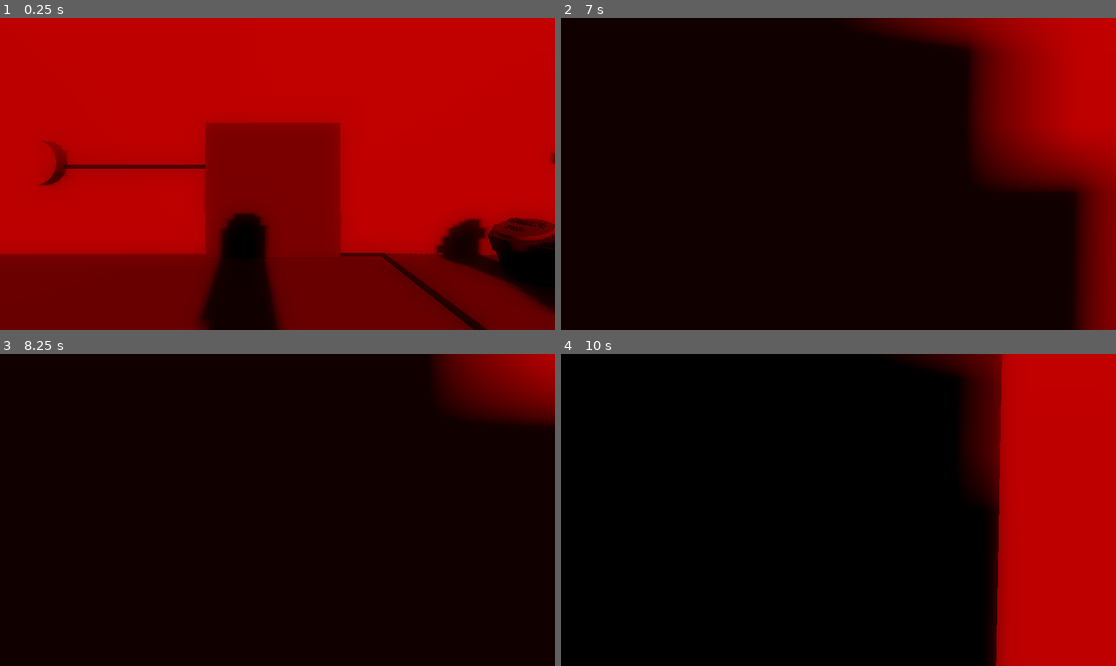
Above: before the commit, frames 1-4 (two rows, left to right).
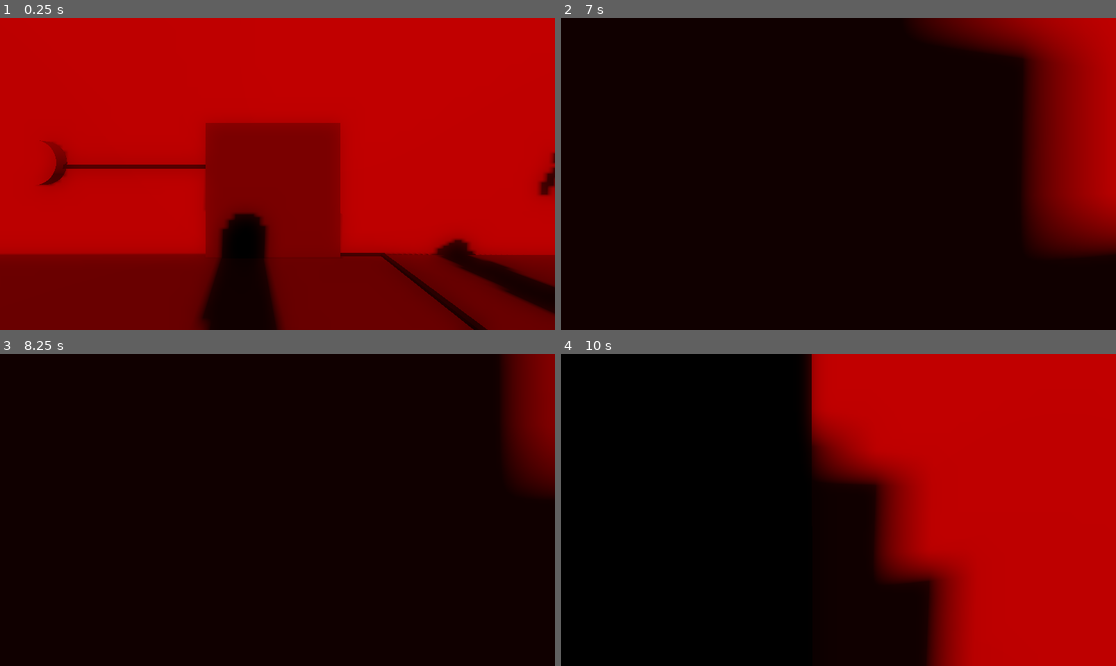
Above: after the commit, the same moments.

Repository: ThreeCoffees/HackYeah2025
Game: Godot game, scene res://test_scenes/gremble_test_scene.tscn
Same seed, same stepped clock (60 frames per second), same inputs: the game is played once before the commit and once after it. This scene is started directly instead of the project's main scene.
Inputs (mouse positions are in pixels of both pictures, inside the frame that each line leads up to):
- Up to frame 1 (0.25 s): no input
- Up to frame 2 (7 s): move the mouse to (866, 174) at 0.52 s; hold W (move_forward) 0.53-5.78 s; click (866, 174) at 0.6 s; tap Space (jump) at 0.77, 1.52, 2.75, 3.02, 3.77, 4.52, 5, 6.02, 6.77 s; move the mouse to (810, 174) at 1.27 s; click (810, 174) at 1.35 s; tap Enter at 2, 3.5 s; move the mouse to (849, 167) at 2.02 s; click (849, 167) at 2.1 s; move the mouse to (832, 180) at 2.77 s; click (832, 180) at 2.85 s; move the mouse to (877, 177) at 3.52 s; click (877, 177) at 3.6 s; move the mouse to (794, 170) at 4.27 s; click (794, 170) at 4.35 s; move the mouse to (844, 174) at 5.02 s; click (844, 174) at 5.1 s; move the mouse to (816, 167) at 5.77 s; hold D (move_right) 5.78-6.53 s; click (816, 167) at 5.85 s; move the mouse to (866, 174) at 6.52 s; hold W (move_forward) from 6.53 s (still down); click (866, 174) at 6.6 s
- Up to frame 3 (8.25 s): keep holding W (move_forward); move the mouse to (249, 510) at 7.27 s; click (249, 510) at 7.35 s; tap Space (jump) at 7.52 s; move the mouse to (288, 503) at 8.02 s; click (288, 503) at 8.1 s
- Up to frame 4 (10 s): tap Enter at 8.75 s; move the mouse to (832, 516) at 8.77 s; release W (move_forward) at 8.78 s; hold A (move_left) 8.78-9.53 s; click (832, 516) at 8.85 s; tap Space (jump) at 9.02, 9.77 s; move the mouse to (877, 513) at 9.52 s; hold W (move_forward) from 9.53 s (still down); click (877, 513) at 9.6 s

The runs differ from the first frame. In frame 1, 3.7% of the frame differs, in the area x 77-100%, y 47-95%; in frame 2, 16%; in frame 3, 5.3%; in frame 4, 26%, in the area x 44-80%, y 0-100%.

Commit message:
Added darkness wall

Diff:
--- /dev/null
+++ b/test_scenes/darkness_wall.tscn
@@ -0,0 +1,45 @@
+[gd_scene load_steps=7 format=3 uid="uid://conv6k0dwlxlt"]
+
+[ext_resource type="Script" uid="uid://bghj7fa02xkws" path="res://test_scenes/light_wall.gd" id="1_xeqv6"]
+
+[sub_resource type="BoxMesh" id="BoxMesh_l7w70"]
+size = Vector3(2, 0.2, 0.2)
+
+[sub_resource type="StandardMaterial3D" id="StandardMaterial3D_vuo5y"]
+albedo_color = Color(0, 0, 0, 1)
+
+[sub_resource type="CylinderMesh" id="CylinderMesh_vuo5y"]
+top_radius = 0.9
+bottom_radius = 1.5
+height = 3.0
+
+[sub_resource type="StandardMaterial3D" id="StandardMaterial3D_xeqv6"]
+blend_mode = 2
+albedo_color = Color(2.9083786, 2.9083786, 2.9083786, 1)
+emission = Color(1, 0.67222893, 0.1671899, 1)
+emission_energy_multiplier = 0.5
+
+[sub_resource type="BoxShape3D" id="BoxShape3D_l7w70"]
+size = Vector3(2.6428223, 2.6675415, 0.3128662)
+
+[node name="DarknessWall" type="Node3D"]
+script = ExtResource("1_xeqv6")
+invert_logic = true
+
+[node name="MeshInstance3D" type="MeshInstance3D" parent="."]
+transform = Transform3D(1, 0, 0, 0, 1, 0, 0, 0, 1, 0, 3, 0)
+mesh = SubResource("BoxMesh_l7w70")
+surface_material_override/0 = SubResource("StandardMaterial3D_vuo5y")
+
+[node name="Light" type="MeshInstance3D" parent="."]
+transform = Transform3D(1, 0, 0, 0, 1, 0, 0, 0, 0.1, 0, 1.5, 0)
+mesh = SubResource("CylinderMesh_vuo5y")
+surface_material_override/0 = SubResource("StandardMaterial3D_xeqv6")
+
+[node name="Collider" type="StaticBody3D" parent="."]
+collision_layer = 7
+
+[node name="CollisionShape3D" type="CollisionShape3D" parent="Collider"]
+transform = Transform3D(1, 0, 0, 0, 1, 0, 0, 0, 1, 0.04284668, 1.450531, -0.0016479492)
+shape = SubResource("BoxShape3D_l7w70")
+disabled = true
--- a/test_scenes/gremble_test_scene.tscn
+++ b/test_scenes/gremble_test_scene.tscn
@@ -7,6 +7,7 @@
 [ext_resource type="PackedScene" uid="uid://dy7dd3ej6xisk" path="res://test_scenes/global_state_button.tscn" id="5_fenjg"]
 [ext_resource type="PackedScene" uid="uid://8w63g3fanpur" path="res://test_scenes/waterfall.tscn" id="6_xmw63"]
 [ext_resource type="PackedScene" uid="uid://biv5d65umpjqc" path="res://test_scenes/light_wall.tscn" id="7_2tu86"]
+[ext_resource type="PackedScene" uid="uid://conv6k0dwlxlt" path="res://test_scenes/darkness_wall.tscn" id="8_uqfou"]
 
 [sub_resource type="BoxMesh" id="BoxMesh_dh7q0"]
 size = Vector3(20, 1, 20)
@@ -115,6 +116,16 @@
 [node name="CollisionShape3D" type="CollisionShape3D" parent="StaticWall2"]
 shape = SubResource("BoxShape3D_6eh5t")
 
+[node name="StaticWall10" type="StaticBody3D" parent="."]
+transform = Transform3D(1, 0, 0, 0, 1, 0, 0, 0, 1, 9, -0.5, 20)
+
+[node name="MeshInstance3D" type="MeshInstance3D" parent="StaticWall10"]
+mesh = SubResource("BoxMesh_dh7q0")
+skeleton = NodePath("../..")
+
+[node name="CollisionShape3D" type="CollisionShape3D" parent="StaticWall10"]
+shape = SubResource("BoxShape3D_6eh5t")
+
 [node name="StaticWall3" type="StaticBody3D" parent="."]
 transform = Transform3D(1, 0, 0, 0, -4.371139e-08, -1, 0, 1, -4.371139e-08, 11, -7.5, 0)
 
@@ -234,32 +245,32 @@
 shape = SubResource("BoxShape3D_fenjg")
 
 [node name="GlobalStateButton" parent="." instance=ExtResource("5_fenjg")]
-transform = Transform3D(1, 0, 0, 0, 1, 0, 0, 0, 1, 4.5784683, 0, 5.4654055)
+transform = Transform3D(1, 0, 0, 0, 1, 0, 0, 0, 1, 4.5784683, 0, 9.465405)
 action = "disable"
 
 [node name="GlobalStateButton3" parent="." instance=ExtResource("5_fenjg")]
-transform = Transform3D(1, 0, 0, 0, 1, 0, 0, 0, 1, 4.5784683, 0, 2.6077747)
+transform = Transform3D(1, 0, 0, 0, 1, 0, 0, 0, 1, 4.5784683, 0, 4.6077747)
 property = "sun"
 
 [node name="GlobalStateButton4" parent="." instance=ExtResource("5_fenjg")]
-transform = Transform3D(1, 0, 0, 0, 1, 0, 0, 0, 1, 4.5784683, 0, 1.5735357)
+transform = Transform3D(1, 0, 0, 0, 1, 0, 0, 0, 1, 4.5784683, 0, 3.5735357)
 property = "sun"
 action = "disable"
 
 [node name="GlobalStateButton5" parent="." instance=ExtResource("5_fenjg")]
-transform = Transform3D(1, 0, 0, 0, 1, 0, 0, 0, 1, 4.5784683, 0, 8.635384)
+transform = Transform3D(1, 0, 0, 0, 1, 0, 0, 0, 1, 4.5784683, 0, 16.635384)
 property = "death"
 action = "disable"
 
 [node name="GlobalStateButton6" parent="." instance=ExtResource("5_fenjg")]
-transform = Transform3D(1, 0, 0, 0, 1, 0, 0, 0, 1, 4.5784683, 0, 9.694381)
+transform = Transform3D(1, 0, 0, 0, 1, 0, 0, 0, 1, 4.5784683, 0, 17.694382)
 property = "death"
 
 [node name="GlobalStateButton2" parent="." instance=ExtResource("5_fenjg")]
-transform = Transform3D(1, 0, 0, 0, 1, 0, 0, 0, 1, 4.5415163, -4.7683716e-07, 6.4764605)
+transform = Transform3D(1, 0, 0, 0, 1, 0, 0, 0, 1, 4.5415163, -4.7683716e-07, 10.47646)
 
 [node name="Waterfall" parent="." instance=ExtResource("6_xmw63")]
-transform = Transform3D(-4.371139e-08, 0, -1, 0, 1, 0, 1, 0, -4.371139e-08, 7.2875433, 0, 6.1787553)
+transform = Transform3D(-4.371139e-08, 0, -1, 0, 1, 0, 1, 0, -4.371139e-08, 7.2875433, 0, 9.178755)
 
 [node name="SpotLight3D5" type="SpotLight3D" parent="."]
 transform = Transform3D(1, 0, 0, 0, -4.371139e-08, 1, 0, -1, -4.371139e-08, -12.7467165, 3.6805854, 4.0827923)
@@ -272,6 +283,9 @@
 [node name="LightWall" parent="." instance=ExtResource("7_2tu86")]
 transform = Transform3D(-4.371139e-08, 0, -1, 0, 1, 0, 1, 0, -4.371139e-08, 7.0679626, 0, 2.729823)
 
+[node name="LightWall2" parent="." instance=ExtResource("8_uqfou")]
+transform = Transform3D(-4.371139e-08, 0, -1, 0, 1, 0, 1, 0, -4.371139e-08, 7.216323, 0, 5.9158196)
+
 [connection signal="body_entered" from="Area3D" to="MovableWall" method="toggle_active_if_player"]
 [connection signal="pressed" from="Button" to="MovableWall" method="toggle_active"]
 [connection signal="body_entered" from="Area3D2" to="MovableWall" method="set_inactive_if_player"]
--- a/test_scenes/light_wall.gd
+++ b/test_scenes/light_wall.gd
@@ -1,13 +1,20 @@
 extends Node3D
 
+@export var invert_logic = false
 var noise: Noise
-var threshold = -1
-var target_threshold = -1
+var threshold = -1.1
+var target_threshold = -1.1
 var time = 0
 
 func _ready() -> void:
-	GlobalStateManager.sun_started.connect(_on_sun_started)
-	GlobalStateManager.sun_stopped.connect(_on_sun_stopped)
+	if invert_logic:
+		GlobalStateManager.sun_started.connect(_on_sun_stopped)
+		GlobalStateManager.sun_stopped.connect(_on_sun_started)
+		threshold = 1.1
+		target_threshold = 1.1
+	else:
+		GlobalStateManager.sun_started.connect(_on_sun_started)
+		GlobalStateManager.sun_stopped.connect(_on_sun_stopped)
 
 	noise = FastNoiseLite.new()
 	noise.noise_type = FastNoiseLite.TYPE_SIMPLEX
Not shown: 1 places in test_scenes/gremble_test_scene.tscn that only renumber resources
